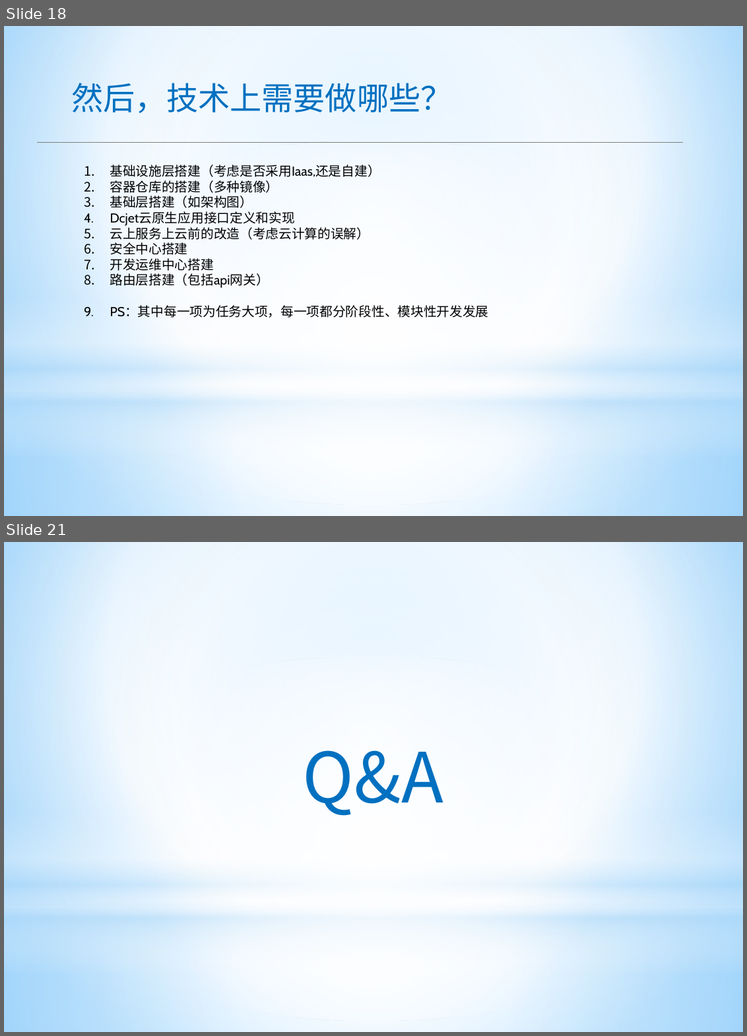
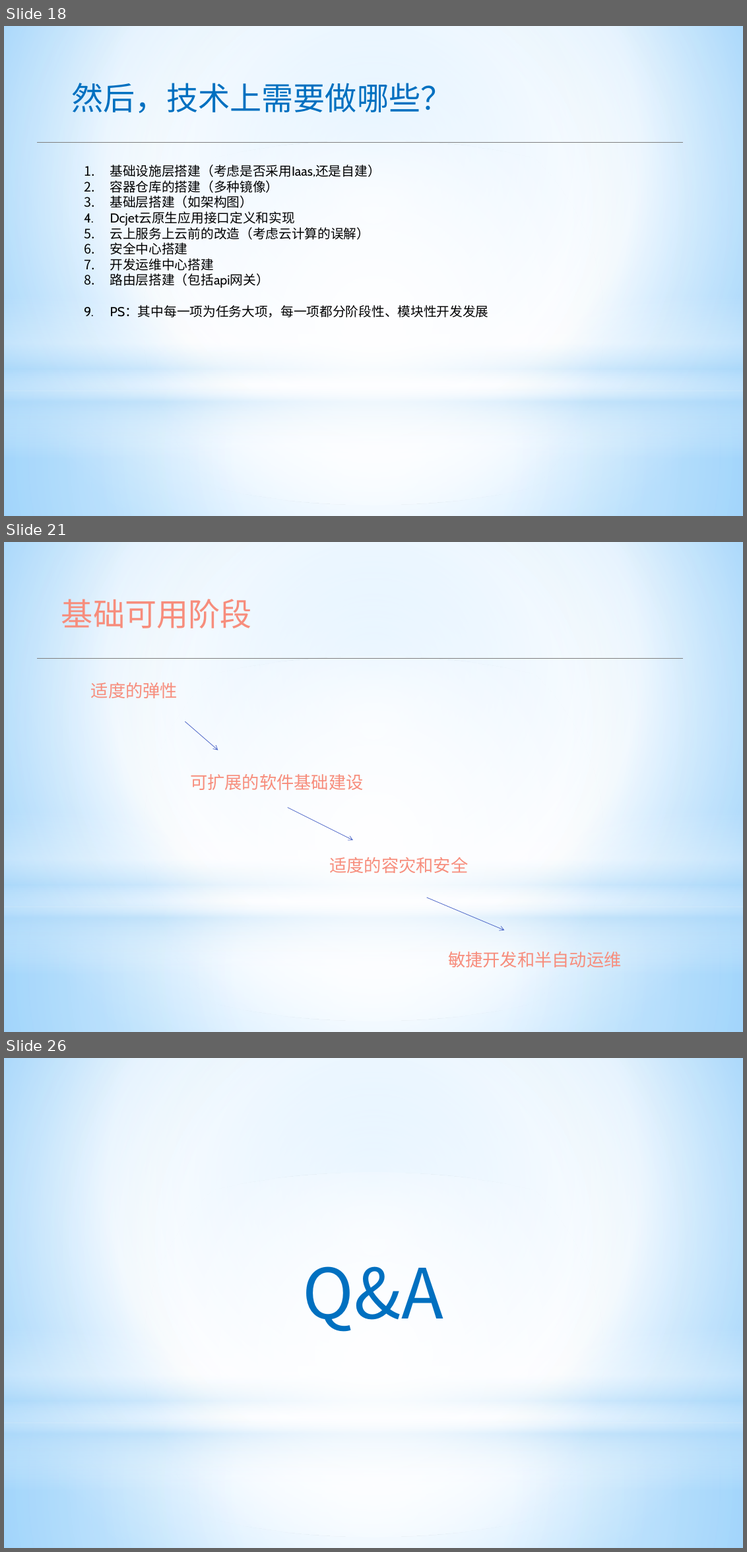
Before and after one commit to apporoad/DesignAndScheme2017, a slide deck: c云服务架构/Saas&Paas架构设计.pptx. Shown one above the other, each under a label of ours: slides 18 and 21 before the commit, slides 18, 21 and 26 after it; the slides between them are not shown. The pictures are 747x1036 and 747x1552 pixels, drawn with LibreOffice and Linux fonts; fonts in the diff are those of the drawing; background and template pictures are left out. Boxes give left, top, right and bottom in pixels: in the first picture for what was removed or moved away, otherwise in the second. Text is boxed around its words. In the diff, an @@ line names an element or a change of style, - is before the commit and + after.

```diff
--- a/c云服务架构/Saas&Paas架构设计.pptx
+++ b/c云服务架构/Saas&Paas架构设计.pptx
@@ slide 21 added at (4,542,743,1032), background gradient #9ED5FF to #FFFFFF to #5BB9FF; not listed: 4 template elements that a slide beside it also shows @@
@@ text added at (61,599,252,628), 44 pt, text #F78D7C @@
+基础可用阶段
@@ line added from (37, 658) to (683, 658), #808080 0.75 pt @@
@@ text added at (91,683,178,698), 24 pt, text #F78D7C @@
+适度的弹性
@@ arrow added from (185, 722) to (218, 751), #4E67C8 0.75 pt @@
@@ text added at (190,774,364,790), 24 pt, text #F78D7C @@
+可扩展的软件基础建设
@@ arrow added from (288, 807) to (353, 840), #4E67C8 0.75 pt @@
@@ text added at (329,857,468,873), 24 pt, text #F78D7C @@
+适度的容灾和安全
@@ arrow added from (426, 898) to (504, 930), #4E67C8 0.75 pt @@
@@ text added at (448,952,622,968), 24 pt, text #F78D7C @@
+敏捷开发和半自动运维
@@ what was slide 21 is now slide 26 @@
```
Also in this commit, not shown: 2 slides changed, 5 other slides added, 1 slide removed.
